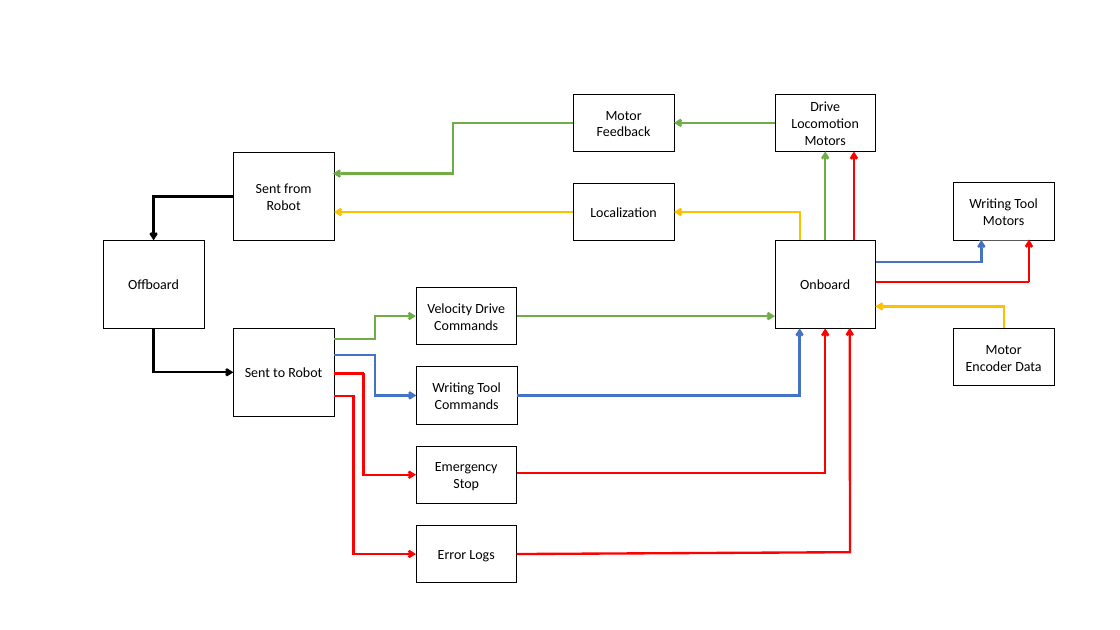
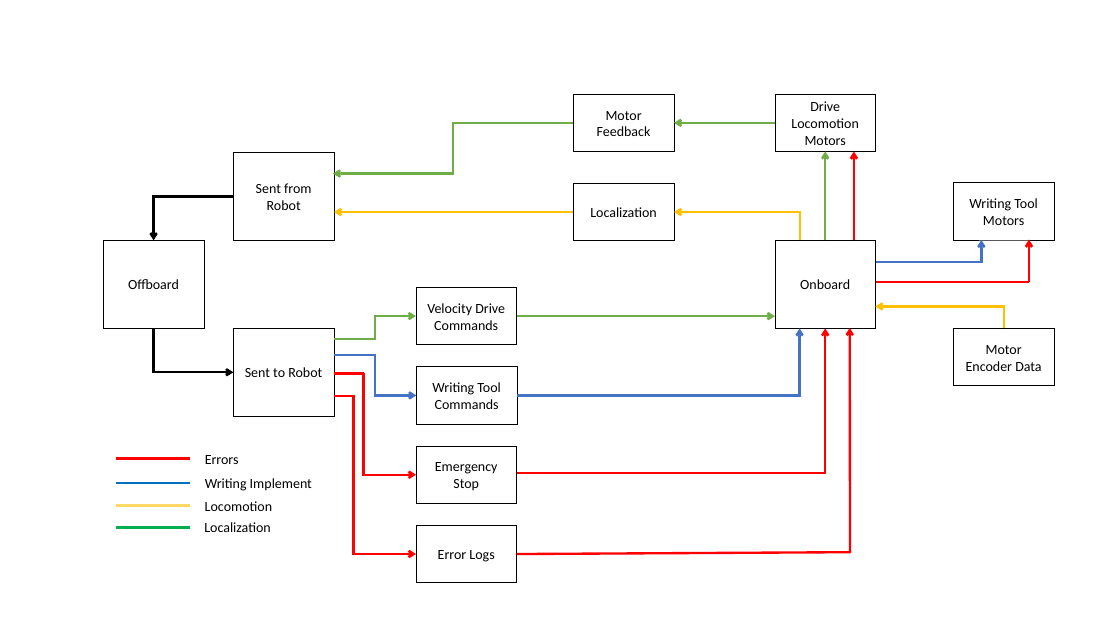
Before and after one commit to rachelholladay/robotics_capstone, a slide deck: slide 1 of documentation/detail_design/figs/sw_arch_communication.pptx. Drawn at 1120x630 pixels with LibreOffice and Linux fonts; fonts in the diff are those of the drawing. Boxes give left, top, right and bottom in pixels: in the first picture for what was removed or moved away, otherwise in the second. Text is boxed around its words. In the diff, an @@ line names an element or a change of style, - is before the commit and + after.

```diff
--- a/documentation/detail_design/figs/sw_arch_communication.pptx
+++ b/documentation/detail_design/figs/sw_arch_communication.pptx
@@ group added at (116,455,312,532): 4 lines, 4 texts @@
+Errors
+Writing Implement
+Locomotion
+Localization
```
Also in this commit, not shown: 5 other files.
